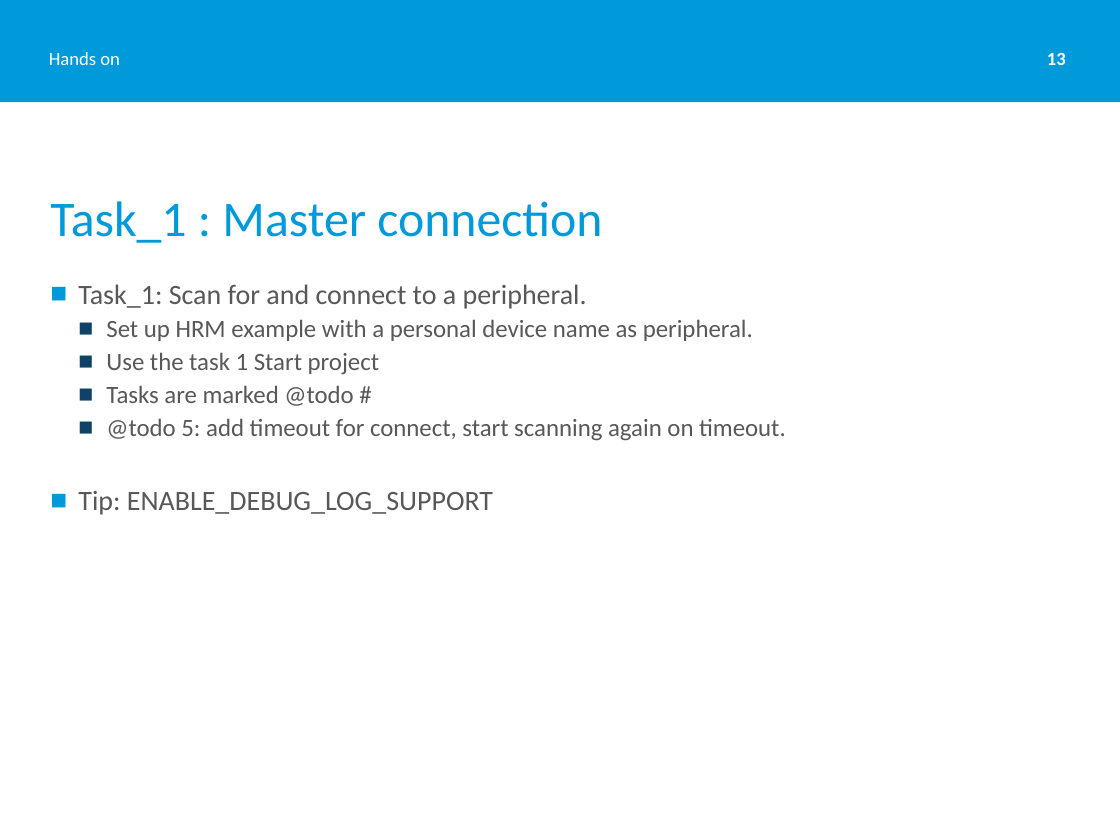
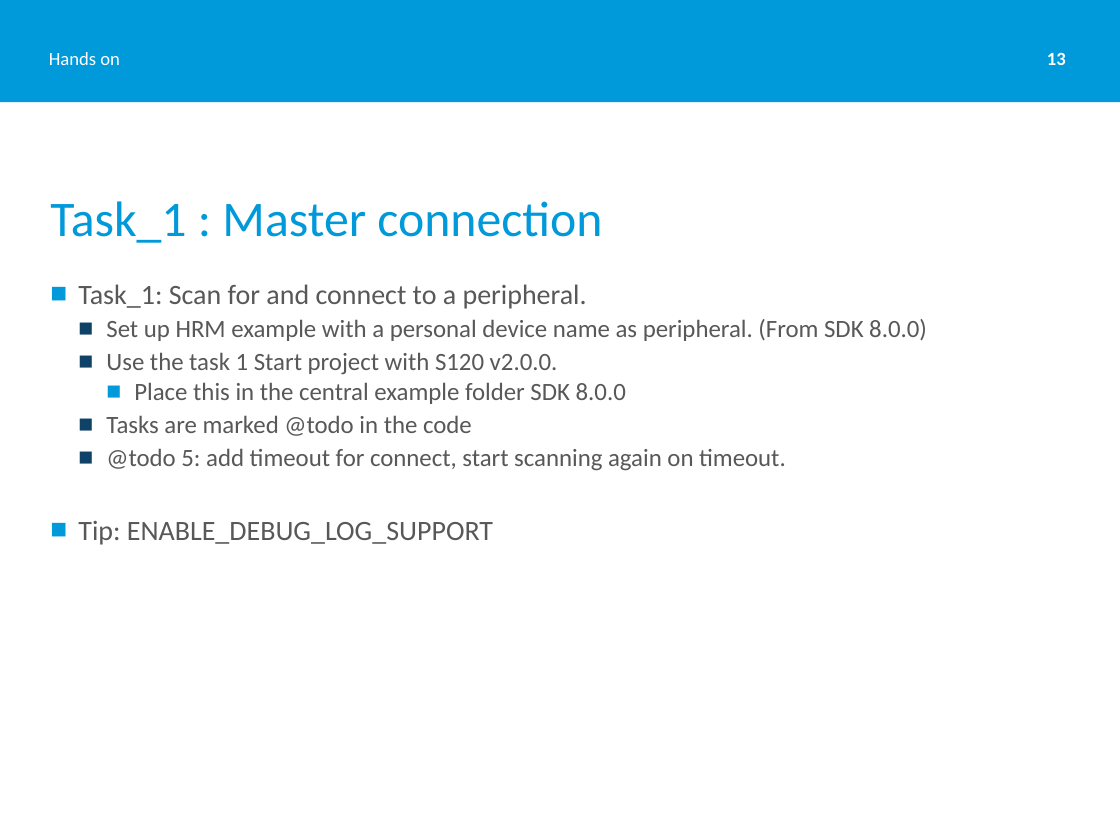
Before and after one commit to Skjerve/nRF51-S130-HK, a slide deck: slide 13 of S130 Introduction.pptx. Drawn at 1120x840 pixels with LibreOffice and Linux fonts; fonts in the diff are those of the drawing; background and template pictures are left out. Boxes give left, top, right and bottom in pixels: in the first picture for what was removed or moved away, otherwise in the second. Text is boxed around its words. In the diff, an @@ line names an element or a change of style, - is before the commit and + after.

```diff
--- a/S130 Introduction.pptx
+++ b/S130 Introduction.pptx
@@ text at [106, 319, 927, 436]: text changed @@
-  ■ Set up HRM example with a personal device name as peripheral.
-  ■ Use the task 1 Start project
-  ■ Tasks are marked @todo #
+  ■ Set up HRM example with a personal device name as peripheral. (From SDK 8.0.0)
+  ■ Use the task 1 Start project with S120 v2.0.0.
+    ■ Place this in the central example folder SDK 8.0.0
+  ■ Tasks are marked @todo in the code
```
Also in this commit, not shown: 9 other slides changed, 5 slides added.
